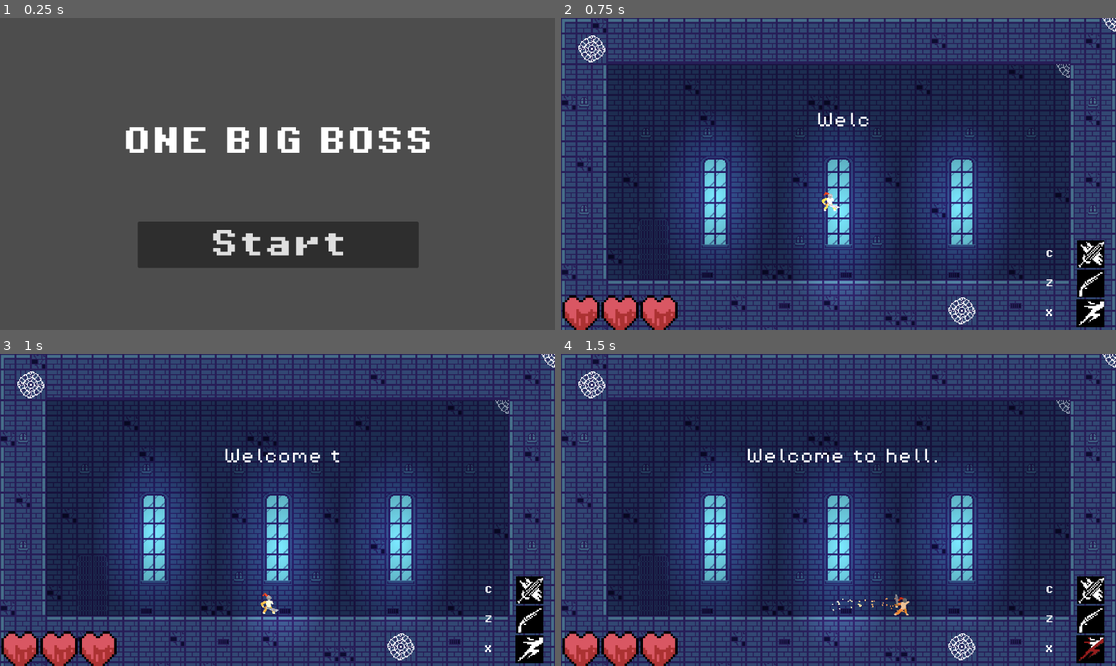
Above: before the commit, frames 1-4 (two rows, left to right).
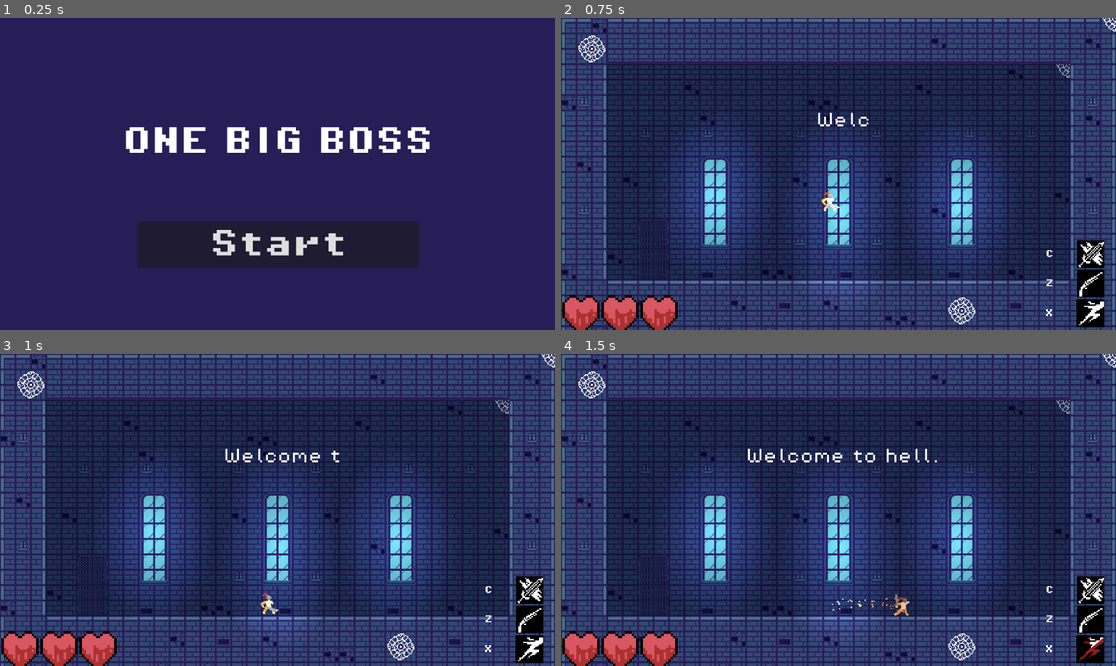
Above: after the commit, the same moments.

Repository: PjotrNik/shefjam
Game: Godot game, scene res://scenes/start_page.tscn
Same seed, same stepped clock (60 frames per second), same inputs: the game is played once before the commit and once after it.
Inputs:
- Up to frame 1 (0.25 s): no input
- Up to frame 2 (0.75 s): click "Start" at 0.5 s
- Up to frame 3 (1 s): no input
- Up to frame 4 (1.5 s): hold Right (move_right) from 1.28 s (still down); tap X (dash) at 1.35 s

The runs differ from the first frame. In frame 1, 91% of the frame differs, in the area x 0-100%, y 0-100%; in frame 2, nothing differs; in frame 3, nothing differs; in frame 4, nothing differs.

Commit message:
Added Background colour to start and end

Diff:
--- a/scenes/end_UI.tscn
+++ b/scenes/end_UI.tscn
@@ -1,6 +1,7 @@
-[gd_scene load_steps=2 format=3 uid="uid://c6aidml3jg3tr"]
+[gd_scene load_steps=3 format=3 uid="uid://c6aidml3jg3tr"]
 
 [ext_resource type="FontFile" uid="uid://b18f7hyexk7cb" path="res://assets/fonts/PixelOperator8-Bold.ttf" id="1_5sh2j"]
+[ext_resource type="Texture2D" uid="uid://d5xp52amds64" path="res://Sprites/Background_UI.png" id="1_gyrmo"]
 
 [node name="End_UI" type="Control"]
 layout_mode = 3
@@ -9,6 +10,15 @@
 anchor_bottom = 1.0
 grow_horizontal = 2
 grow_vertical = 2
+
+[node name="TextureRect" type="TextureRect" parent="."]
+layout_mode = 1
+anchors_preset = 15
+anchor_right = 1.0
+anchor_bottom = 1.0
+grow_horizontal = 2
+grow_vertical = 2
+texture = ExtResource("1_gyrmo")
 
 [node name="Label" type="Label" parent="."]
 layout_mode = 1
--- a/scenes/start_page.tscn
+++ b/scenes/start_page.tscn
@@ -1,7 +1,8 @@
-[gd_scene load_steps=3 format=3 uid="uid://b8vg5qwpmo23n"]
+[gd_scene load_steps=4 format=3 uid="uid://b8vg5qwpmo23n"]
 
 [ext_resource type="Script" uid="uid://ss5dm0tqchst" path="res://scenes/start_page.gd" id="1_mpx6a"]
 [ext_resource type="FontFile" uid="uid://b18f7hyexk7cb" path="res://assets/fonts/PixelOperator8-Bold.ttf" id="2_ftwj8"]
+[ext_resource type="Texture2D" uid="uid://d5xp52amds64" path="res://Sprites/Background_UI.png" id="2_nditi"]
 
 [node name="StartPage" type="Control"]
 layout_mode = 3
@@ -11,6 +12,15 @@
 grow_horizontal = 2
 grow_vertical = 2
 script = ExtResource("1_mpx6a")
+
+[node name="TextureRect" type="TextureRect" parent="."]
+layout_mode = 1
+anchors_preset = 15
+anchor_right = 1.0
+anchor_bottom = 1.0
+grow_horizontal = 2
+grow_vertical = 2
+texture = ExtResource("2_nditi")
 
 [node name="Title" type="Label" parent="."]
 layout_mode = 1
Binary file added: Sprites/Background_UI.aseprite
Binary file added: Sprites/Background_UI.png
Not shown, added: Sprites/Background_UI.png.import
Not shown: 1 places in boss.tscn that only renumber resources
